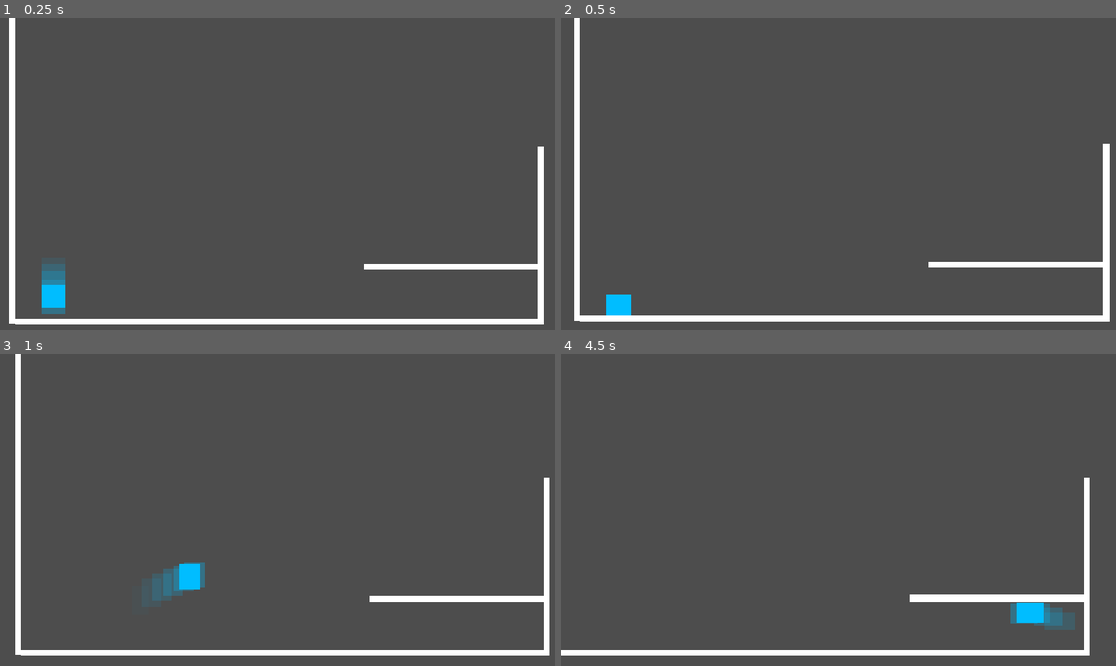
Above: before the commit, frames 1-4 (two rows, left to right).
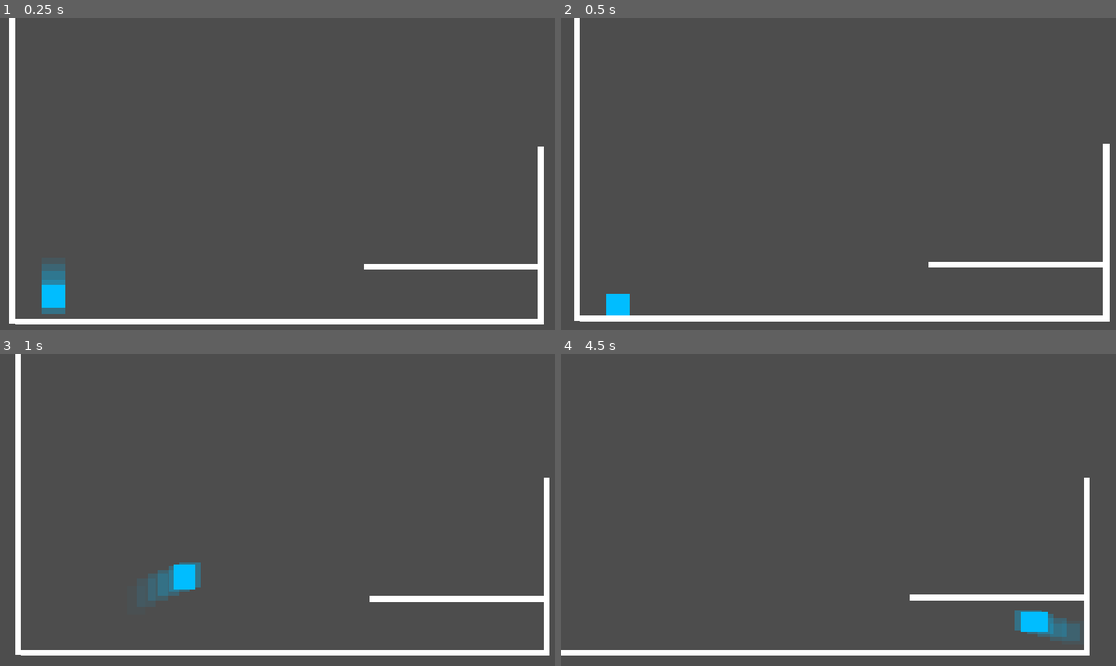
Above: after the commit, the same moments.

Repository: A1exine/guardian-of-the-grotto
Game: Godot game, scene res://Scenes/main.tscn
Two runs of this game, one before a commit and one after it. Both use one fixed random seed, a clock stepped at 60 frames per second and the inputs below.
Inputs (mouse positions are in pixels of both pictures, inside the frame that each line leads up to):
- Up to frame 1 (0.25 s): no input
- Up to frame 2 (0.5 s): no input
- Up to frame 3 (1 s): move the mouse to (399, 494) at 0.52 s; hold D (move_right) from 0.53 s (still down); hold Shift (run) from 0.53 s (still down); right-click (399, 494) at 0.6 s; tap Space (jump) at 0.77 s
- Up to frame 4 (4.5 s): tap Space (jump) at 1.07, 1.52, 1.55, 1.82, 2.1, 3.02, 3.32, 3.77, 3.8, 4.07 s; move the mouse to (727, 525) at 1.27 s; release Shift (run) at 1.28 s; tap Shift (run) at 1.35, 3.05 s; move the mouse to (894, 441) at 2.02 s; release D (move_right) at 2.03 s; hold A (move_left) 2.03-2.78 s; right-click (894, 441) at 2.3 s; move the mouse to (810, 572) at 2.77 s; hold D (move_right) 2.78-4.28 s; right-click (810, 572) at 2.85 s; move the mouse to (1005, 556) at 3.52 s; hold Shift (run) 3.53-4.28 s; move the mouse to (672, 463) at 4.27 s; hold A (move_left) from 4.28 s (still down); right-click (672, 463) at 4.35 s

Frame 1 is identical in both runs. In frame 2, less than 0.1% of the frame differs, in the area x 8-13%, y 88-96%; in frame 3, 0.4%; in frame 4, 1.0%, in the area x 62-95%, y 79-92%.

Commit message:
refactored all movement for better readability and reusability
split code into separate functions

Diff:
--- a/Scenes/player.tscn
+++ b/Scenes/player.tscn
@@ -77,5 +77,9 @@
 wait_time = 0.4
 one_shot = true
 
+[node name="PlungeLockTimer" type="Timer" parent="." unique_id=136064730]
+wait_time = 0.15
+one_shot = true
+
 [connection signal="timeout" from="DashTimer" to="." method="_on_dash_timer_timeout"]
 [connection signal="timeout" from="DashCoolDownTimer" to="." method="_on_dash_cool_down_timer_timeout"]
--- a/Scripts/player.gd
+++ b/Scripts/player.gd
@@ -5,11 +5,16 @@
 # ==============================================================================
 @onready var CoyoteTimer: Timer = $CoyoteTimer
 @onready var JumpBufferTimer: Timer = $JumpBufferTimer
+@onready var PlungeLockTimer: Timer = $PlungeLockTimer
+
 @onready var visual: ColorRect = $ColorRect # Change to Sprite2D when assets come in!
 
 const BASE_SPEED: float = 600.0
 const RUN_SPEED: float = 900.0
-const BASE_JUMP: float = -650.0
+
+const RUN_JUMP_HEIGHT: float = -950.0
+const BASE_JUMP: float = -850.0
+const JUMP_RELEASE_MULTIPLIER: float = 0.72
 
 const BASE_GRAVITY_NORMAL: float = 1400.0
 const BASE_GRAVITY_WALL: float = 250.0
@@ -25,6 +30,9 @@
 const FAST_FALL_MULTIPLIER: float = 2.0
 const MAX_FAST_FALL_SPEED: float = 2400.0
 const PLUNGE_START_SPEED: float = 800.0
+
+const PLUNGE_MIN_IMPACT_VY: float = 900.0
+const PLUNGE_LAND_GLIDE_SPEED: float = 400.0
 
 const MAX_CHARGETIME: float = 0.5
 const CHARGE_JUMP_MULTIPLIER: float = 1.35
@@ -72,20 +80,53 @@
 #endregion
 
 func _physics_process(delta: float) -> void:
-	visual.scale = visual.scale.lerp(Vector2.ONE, 6.0 * delta) #squash and stretch
-
-	var x_input: float = Input.get_action_strength("move_right") - Input.get_action_strength("move_left")
-
-	#Acceleration
-	var accel: float = acceleration if is_on_floor() else air_acceleration
-	var decel: float = deceleration if is_on_floor() else air_deceleration
-
-	#Direction
+	var x_input: float = get_x_input()
+
+	update_timers(delta)
+	update_facing_direction(x_input)
+
+	handle_horizontal_movement(delta, x_input)
+	handle_dash()
+	handle_verticle_movement(delta, x_input)
+	handle_jumps()
+	handle_corner_correction()
+
+	var pre_land_vy := velocity.y
+	was_on_floor = is_on_floor()
+	move_and_slide()
+
+	handle_landing_effects(was_on_floor, pre_land_vy, x_input)
+	update_squash_and_stretch(delta)
+
+
+	pass
+
+func get_x_input() -> float:
+	return Input.get_action_strength("move_right") - Input.get_action_strength("move_left")
+
+func update_timers(delta) -> void:
+	if wall_jump_lock > 0.0:
+			wall_jump_lock -= delta
+
+	#Floor vs. Air Coyote State
+	if is_on_floor():
+		coyote_time_activated = false
+		wall_contact_coyote = 0.0
+	else:
+		if CoyoteTimer.is_stopped() and !coyote_time_activated:
+			CoyoteTimer.start()
+			coyote_time_activated = true
+		if is_on_wall():
+			wall_normal_x = get_wall_normal().x
+			wall_contact_coyote = WALL_CONTACT_COYOTE_TIME
+		elif wall_contact_coyote > 0.0:
+			wall_contact_coyote -= delta
+
+func update_facing_direction(x_input: float) -> void:
 	if x_input != 0.0 and wall_jump_lock <= 0.0 and not is_dashing:
 		look_dir_x = sign(x_input)
 
-	#region DASHING
-
+func handle_dash() -> void:
 	if Input.is_action_just_pressed("dash") and can_dash:
 		is_dashing = true
 		can_dash = false
@@ -103,96 +144,104 @@
 		$DashCoolDownTimer.start()
 		apply_squash_stretch(Vector2(1.35, 0.70))
 
+func _on_dash_timer_timeout() -> void:
+	is_dashing = false
+
+	var x_input: float = Input.get_action_strength("move_right") - Input.get_action_strength("move_left")
+	if x_input == 0.0:
+		velocity.x = look_dir_x * 600.0 # Slides to a stop over ~0.4s (480 / 1200 decel)
+	else:
+		velocity.x = clamp(velocity.x, -current_speed, current_speed)
+
+func _on_dash_cool_down_timer_timeout() -> void:
+	can_dash = true
+
+func handle_horizontal_movement(delta: float, x_input: float) -> void:
 	if is_dashing:
 		velocity.x = look_dir_x * DASH_SPEED
-	else:
-		#Running
-		var is_running: bool = Input.is_action_pressed("run")
-		current_speed = RUN_SPEED if is_running else BASE_SPEED
-		jump_height = -950.0 if is_running else -850.0
-
-		if is_running:
+		return
+
+	var is_running: bool = Input.is_action_pressed("run")
+	current_speed = RUN_SPEED if is_running else BASE_SPEED
+	jump_height = RUN_JUMP_HEIGHT if is_running else BASE_JUMP
+
+	#Acceleration
+	var accel: float = acceleration if is_on_floor() else air_acceleration
+	var decel: float = deceleration if is_on_floor() else air_deceleration
+
+	if is_running:
 			accel *= 1.75
 			if is_on_floor():
 				decel *= 0.80
 
 
-		#region Wall Jump Lock
-		if wall_jump_lock > 0.0:
-			wall_jump_lock -= delta
-			velocity.x = move_toward(velocity.x, x_input * current_speed, (accel * 0.25) * delta)
-		elif x_input != 0.0:
-			var turn_boost: float = 1.5 if sign(x_input) != sign(velocity.x) and velocity.x != 0.0 else 1.0
-			velocity.x = move_toward(velocity.x, x_input * current_speed, accel * turn_boost * delta)
-		else:
-			velocity.x = move_toward(velocity.x, 0.0, decel * delta)
-			velocity.x = clamp(velocity.x, -max_speed, max_speed)
-		#endregion
-
-
-#region COYOTE TIMER & GRAVITY
+	if wall_jump_lock > 0.0:
+		velocity.x = move_toward(velocity.x, x_input * current_speed, (accel * 0.25) * delta)
+	elif x_input != 0.0:
+		var turn_boost: float = 1.5 if sign(x_input) != sign(velocity.x) and velocity.x != 0.0 else 1.0
+		velocity.x = move_toward(velocity.x, x_input * current_speed, accel * turn_boost * delta)
+	else:
+		velocity.x = move_toward(velocity.x, 0.0, decel * delta)
+		velocity.x = clamp(velocity.x, -max_speed, max_speed)
+
+
+func handle_verticle_movement(delta: float, x_input: float) -> void:
 	if is_on_floor():
-		coyote_time_activated = false
+		return
+
+	#Variable Jump and Ceiling Bonk
+	if Input.is_action_just_released("jump") and velocity.y < 0:
+		velocity.y *= JUMP_RELEASE_MULTIPLIER
+	if is_on_ceiling() and velocity.y < 0:
+		velocity.y = 0.0
+
+	#Verticle air state: Wall slide/plunge/normal fall
+	if is_on_wall() and velocity.y > 0.0 and x_input != 0.0:
+		look_dir_x = -sign(wall_normal_x)
+		velocity.y = min(velocity.y + gravity_wall * delta, max_wall_slide_speed)
+	elif Input.is_action_pressed("move_down") and not is_on_wall() and PlungeLockTimer.is_stopped():
+		apply_plunge(delta)
+	else:
+		var active_gravity: float = gravity_normal * (fall_multiplier if velocity.y > 0.0 else 1.0)
+		velocity.y = min(velocity.y + active_gravity * delta, max_fall_speed)
+
+func apply_plunge(delta) -> void:
+	is_dashing = false
+	if velocity.y < PLUNGE_START_SPEED:
+		velocity.y = PLUNGE_START_SPEED
+
+	var plunge_gravity: float = gravity_normal * fall_multiplier * FAST_FALL_MULTIPLIER
+	velocity.y = min(velocity.y + plunge_gravity * delta, MAX_FAST_FALL_SPEED)
+	visual.scale = visual.scale.lerp(Vector2(0.75, 1.30), 12.0 * delta)
+
+func handle_jumps() -> void:
+	if Input.is_action_just_pressed("jump") and JumpBufferTimer.is_stopped():
+			JumpBufferTimer.start()
+
+	if JumpBufferTimer.is_stopped():
+		return
+
+	# Normal Floor Jump
+	if !CoyoteTimer.is_stopped() or is_on_floor():
+		velocity.y = jump_height
+		PlungeLockTimer.start()
+		apply_squash_stretch(Vector2(0.72, 1.32))
+		JumpBufferTimer.stop()
+		CoyoteTimer.stop()
+		coyote_time_activated = true
+
+	#Wall Jump
+	elif wall_contact_coyote > 0.0:
+		velocity.y = WALL_JUMP_HEIGHT
+		velocity.x = wall_normal_x * wall_jump_push_force
+		look_dir_x = sign(wall_normal_x)
+		apply_squash_stretch(Vector2(0.70, 1.35))
+		wall_jump_lock = WALL_JUMP_LOCK_TIME
 		wall_contact_coyote = 0.0
-	else:
-		if CoyoteTimer.is_stopped() and !coyote_time_activated:
-			CoyoteTimer.start()
-			coyote_time_activated = true
-
-		if Input.is_action_just_released("jump") and velocity.y < 0:
-			velocity.y *= 0.72
-		if is_on_ceiling() and velocity.y < 0:
-			velocity.y = 0.0
-
-		if is_on_wall():
-			wall_normal_x = get_wall_normal().x
-			wall_contact_coyote = WALL_CONTACT_COYOTE_TIME
-		else:
-			wall_contact_coyote -= delta
-
-		if is_on_wall() and velocity.y > 0 and x_input != 0:
-			look_dir_x = -sign(wall_normal_x)
-			velocity.y = min(velocity.y + gravity_wall * delta, max_wall_slide_speed)
-		else:
-			var is_fast_falling: bool = Input.is_action_pressed("move_down") and not is_on_wall()
-			var active_gravity: float = gravity_normal * (fall_multiplier if velocity.y > 0.0 else 1.0)
-			var current_max_fall: float = max_fall_speed
-
-			if is_fast_falling:
-				is_dashing = false
-				active_gravity *= FAST_FALL_MULTIPLIER
-				current_max_fall = MAX_FAST_FALL_SPEED
-				if velocity.y < PLUNGE_START_SPEED:
-					velocity.y = PLUNGE_START_SPEED
-				visual.scale = visual.scale.lerp(Vector2(0.75, 1.30), 12.0 * delta)
-
-			velocity.y = min(velocity.y + active_gravity * delta, current_max_fall)
-	#endregion
-
-	#region JUMP BUFFER (Floor Jump + Wall Jump)
-	if Input.is_action_just_pressed("jump"):
-		if JumpBufferTimer.is_stopped():
-			JumpBufferTimer.start()
-
-	if !JumpBufferTimer.is_stopped():
-		if !CoyoteTimer.is_stopped() or is_on_floor():
-			# Normal Floor Jump
-			velocity.y = jump_height
-			apply_squash_stretch(Vector2(0.72, 1.32))
-			JumpBufferTimer.stop()
-			CoyoteTimer.stop()
-			coyote_time_activated = true
-		elif wall_contact_coyote > 0.0:
-			# Wall Jump
-			velocity.y = WALL_JUMP_HEIGHT
-			velocity.x = wall_normal_x * wall_jump_push_force
-			look_dir_x = sign(wall_normal_x)
-			apply_squash_stretch(Vector2(0.70, 1.35))
-			wall_jump_lock = WALL_JUMP_LOCK_TIME
-			wall_contact_coyote = 0.0
-			JumpBufferTimer.stop()
-
-	# Corner Nudge
+		JumpBufferTimer.stop()
+
+func handle_corner_correction() -> void:
+	#Head Nudge
 	if velocity.y < jump_height / 2.0:
 		var head_collision: Array = [
 			$Left_HeadNudge.is_colliding(),
@@ -212,39 +261,36 @@
 			velocity.y += jump_height / 3.25
 		if $Right_LedgeHop.is_colliding() and !$Right_LedgeHop2.is_colliding() and velocity.x > 0:
 			velocity.y += jump_height / 3.25
-	#endregion
-
-	var pre_land_vy: float = velocity.y
-	was_on_floor = is_on_floor()
-	move_and_slide()
-
-	#region FAST FALL
-	if is_on_floor() and not was_on_floor:
+
+
+func handle_landing_effects(was_grounded: bool, pre_land_vy: float, x_input: float) -> void:
+	if is_on_floor() and not was_grounded:
 		var impact: float = clamp((pre_land_vy - 450.0) / 1800.0, 0.0, 1.0)
 		var squash_x: float = lerp(1.08, 1.38, impact)
 		var squash_y: float = lerp(0.92, 0.65, impact)
 		apply_squash_stretch(Vector2(squash_x, squash_y))
 
 		#Glides a little after landing
-		if Input.is_action_pressed("move_down") and pre_land_vy > 900.0:
+		if Input.is_action_pressed("move_down") and pre_land_vy > PLUNGE_MIN_IMPACT_VY:
 			var glide_dir: float = sign(x_input) if x_input != 0.0 else look_dir_x
-			velocity.x = glide_dir * 400.0
-	#endregion
-
-	#TEMPORARY - ONLY FOR REDUCING EYE STRAIN ON PROTOTYPE
+			velocity.x = glide_dir * PLUNGE_LAND_GLIDE_SPEED
+
+
+func apply_squash_stretch(new_scale: Vector2) -> void:
+	visual.scale = new_scale
+
+func update_squash_and_stretch(delta) -> void:
+	# Elastic recovery back to Vector2(1, 1)
+	visual.scale = visual.scale.lerp(Vector2.ONE, 6.0 * delta)
+
+	# TEMPORARY: Ghost trail for high-speed prototype readability
 	if velocity.length() > 380.0:
 		trail_timer -= delta
 		if trail_timer <= 0.0:
 			spawn_trail_ghost()
-			trail_timer = 0.03 # Spawns a fading copy every 0.03 seconds
-
-func apply_squash_stretch(new_scale: Vector2) -> void:
-	visual.scale = new_scale
-
-#Remove when assets come
-
-	#region TRAIL
-func spawn_trail_ghost() -> void: #TEMPORARY - ONLY FOR REDUCING EYE STRAIN ON PROTOTYPE
+			trail_timer = 0.03
+
+func spawn_trail_ghost() -> void: #TEMPORARY: Ghost trail for high-speed prototype readability
 	var ghost := ColorRect.new()
 	ghost.size = visual.size
 	ghost.scale = visual.scale
@@ -259,17 +305,3 @@
 	var tween := create_tween()
 	tween.tween_property(ghost, "modulate:a", 0.0, 0.2)
 	tween.tween_callback(ghost.queue_free)
-	#endregion
-
-func _on_dash_timer_timeout() -> void:
-	is_dashing = false
-
-	var x_input: float = Input.get_action_strength("move_right") - Input.get_action_strength("move_left")
-	if x_input == 0.0:
-		velocity.x = look_dir_x * 600.0 # Slides to a stop over ~0.4s (480 / 1200 decel)
-	else:
-		velocity.x = clamp(velocity.x, -current_speed, current_speed)
-
-func _on_dash_cool_down_timer_timeout() -> void:
-
-	can_dash = true
